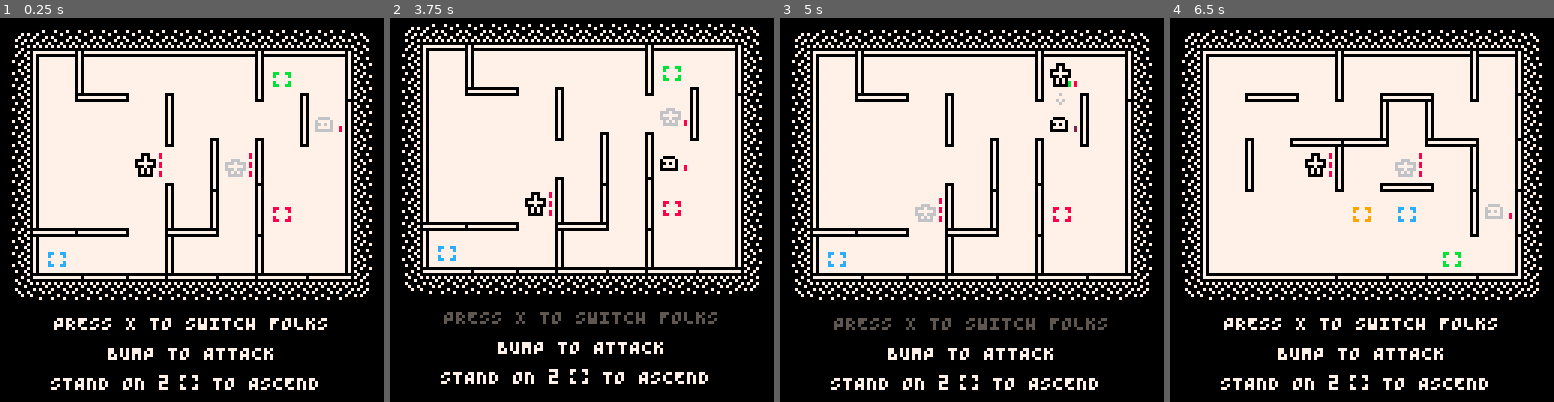
Above: before the commit, frames 1-4 (left to right).
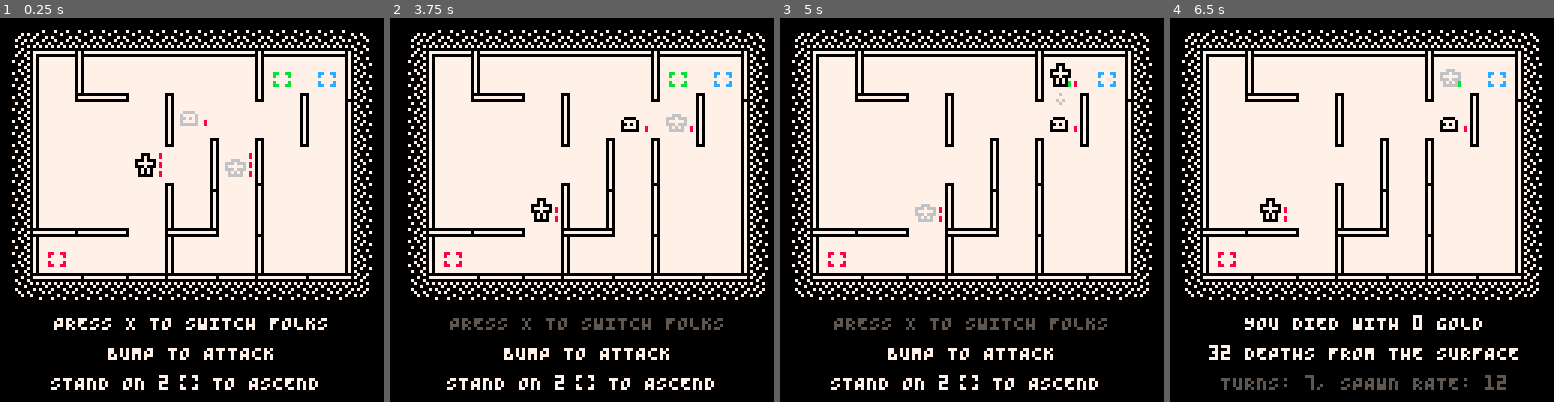
Above: after the commit, the same moments.

Repository: taylordolan/grid-folks
Game: PICO-8 cartridge grid_folks.p8
Same seed, same stepped clock (60 frames per second), same inputs: the game is played once before the commit and once after it.
Inputs:
- Up to frame 1 (0.25 s): no input
- Up to frame 2 (3.75 s): tap X (X key) at 0.33, 1.07, 1.85, 2.97 s; tap O (Z key) at 0.7, 1.7, 2.1, 2.5, 2.9, 3.3, 3.7 s; hold Right 1.6-2.1 s; hold Up 2.15-2.42 s; hold Right 2.47-3.03 s; hold Left 3.08-3.58 s; hold Down from 3.63 s (still down)
- Up to frame 3 (5 s): release Down at 3.97 s; hold Right 4.02-4.68 s; tap X (X key) at 4.08 s; tap O (Z key) at 4.1, 4.5, 4.9 s; hold Up from 4.73 s (still down)
- Up to frame 4 (6.5 s): release Up at 5.03 s; hold Left 5.08-5.68 s; tap X (X key) at 5.2, 6.32 s; tap O (Z key) at 5.3, 5.7, 6.1 s; hold Down 5.73-6.03 s; hold Right from 6.08 s (still down)

The runs differ from the first frame. In frame 1, 0.5% of the frame differs, in the area x 12-90%, y 14-65%; in frame 2, 17%, in the area x 3-99%, y 1-97%; in frame 3, 0.2%; in frame 4, 9.9%.

Commit message:
add min distance for pad deployment + optimizations

Diff:
--- a/grid_folks.p8
+++ b/grid_folks.p8
@@ -5,8 +5,8 @@
 -- taylor d
 
 -- todo
+-- [ ] even out the potential distance for pads
 -- [ ] fix grow enemy deploy bug
--- [ ] even out the potential distance for pads
 -- [ ] consider adjusting the quantity of health buttons
 -- [ ] increase the number of turns between spawn rate increases as the game progresses
 -- [ ] stress test enemy pathfinding
@@ -18,6 +18,7 @@
 -- [ ] add easing to pop animations
 -- [ ] is it possible to add one more level?
 -- [ ] i think the game has to stay "really hard" longer before it gets impossible
+-- [ ] optimize up all nested {x,y} loops
 
 function _init()
 
@@ -27,10 +28,12 @@
 
 	-- 2d array for the board
 	board = {}
+  tiles = {}
 	for x = 1, cols do
 		board[x] = {}
 		for y = 1, rows do
 			board[x][y] = {}
+      add(tiles, {x,y})
 		end
 	end
 
@@ -93,12 +96,6 @@
 
 	-- initial walls
 	refresh_walls()
-	-- for next in all({{2,3},{3,3},{4,3},{5,3}}) do
-	-- 	local wall = find_type("wall_right", next)
-	-- 	if wall then
-	-- 		wall:kill()
-	-- 	end
-	-- end
 
 	-- initial pads
   refresh_pads()
@@ -761,18 +758,15 @@
 
 	_e.deploy = function(self)
 		local valid_tiles = {}
-		for x = 1, cols do
-			for y = 1, rows do
-				local _t = {x,y}
-        if
-          not find_type("hero", _t) and
-          not find_type("enemy", _t) and
-          dumb_distance(tile(hero_a), _t) >= 2 and
-          dumb_distance(tile(hero_b), _t) >= 2
-        then
-					add(valid_tiles, _t)
-				end
-			end
+    for next in all(tiles) do
+      if
+        not find_type("hero", next) and
+        not find_type("enemy", next) and
+        dumb_distance(tile(hero_a), next) >= 2 and
+        dumb_distance(tile(hero_b), next) >= 2
+      then
+        add(valid_tiles, next)
+      end
 		end
 
     if #valid_tiles > 0 then
@@ -1074,11 +1068,9 @@
         add(grow_enemies, next)
       end
     end
-    for x = 1, cols do
-      for y = 1, rows do
-        if not is_too_close({x,y}, grow_enemies) then
-          add(valid_tiles, {x,y})
-        end
+    for next in all(tiles) do
+      if not is_too_close(next, grow_enemies) then
+        add(valid_tiles, next)
       end
     end
     for next in all(valid_tiles) do
@@ -1407,22 +1399,22 @@
 
 function deploy(thing, avoid_list)
 	local valid_tiles = {}
-	for x = 1, cols do
-		for y = 1, rows do
-			local tile_is_valid = true
-			local tile = board[x][y]
-			for tile_item in all(tile) do
-				for avoid_item in all(avoid_list) do
-					-- check everything in the tile to see if it matches anything in the avoid list
-					if tile_item.type == avoid_item then
-						tile_is_valid = false
-					end
-				end
-			end
-			if tile_is_valid then
-				add(valid_tiles, {x,y})
-			end
-		end
+	for next in all(tiles) do
+    local tile_is_valid = true
+    local x = next[1]
+    local y = next[2]
+    local tile = board[x][y]
+    for tile_item in all(tile) do
+      for avoid_item in all(avoid_list) do
+        -- check everything in the tile to see if it matches anything in the avoid list
+        if tile_item.type == avoid_item then
+          tile_is_valid = false
+        end
+      end
+    end
+    if tile_is_valid then
+      add(valid_tiles, {x,y})
+    end
 	end
 	local index = flr(rnd(#valid_tiles)) + 1
 	local dest = valid_tiles[index]
@@ -1685,7 +1677,7 @@
 end
 
 -- takes two tiles
-function distance(start, goal, avoid_a)
+function get_distance_map(start, goal, avoid_a)
 	local avoid = avoid_a or {}
   local frontier = {goal}
 	local next_frontier = {}
@@ -1699,7 +1691,7 @@
 	end
 	local steps = 0
 
-	-- todo: stop building the map once `start` is reached
+	-- todo: stop building the map once `start` is reached?
 	while #frontier > 0 do
 		for i = 1, #frontier do
 			local here = frontier[i]
@@ -1726,7 +1718,12 @@
 		frontier = next_frontier
 		next_frontier = {}
 	end
-	return distance_map[start[1]][start[2]]
+	return distance_map
+end
+
+function distance(start, goal, avoid_a)
+  local map = get_distance_map(start, goal, avoid_a)
+  return map[start[1]][start[2]]
 end
 
 function is_wall_between(tile_a, tile_b)
@@ -1853,12 +1850,10 @@
 	end
 
 	-- if any position in reached_map is false, then the map isn't contiguous
-	for x = 1, cols do
-		for y = 1, rows do
-			if reached_map[x][y] == false then
-				return false
-			end
-		end
+	for next in all(tiles) do
+    if reached_map[next[1]][next[2]] == false then
+      return false
+    end
 	end
 
 	return true
@@ -1890,7 +1885,6 @@
           palt(015, true)
           local sx = self.pixels[1][1]
           local sy = self.pixels[1][2]
-          -- local sprite = 020
 					spr(020, sx, sy)
           pal()
 				end,
@@ -1901,24 +1895,56 @@
 		return
 	end
 
-	local _c = {008,009,011,012}
-	del(_c, colors_bag[1])
+	local pad_colors = {008,009,011,012}
+	del(pad_colors, colors_bag[1])
+  del(colors_bag, colors_bag[1])
 
 	-- place new pads
-	for next in all(_c) do
-		local new_pad = new_pad(next)
-		deploy(new_pad, {"pad", "button", "hero"})
-    end
-	del(colors_bag, colors_bag[1])
+  local pads = {new_pad(pad_colors[1]), new_pad(pad_colors[2]), new_pad(pad_colors[3])}
+
+  local open_tiles = {}
+  for next in all(tiles) do
+    if
+      not find_type("pad", next) and
+      not find_type("button", next) and
+      not find_type("hero", next)
+    then
+      add(open_tiles, next)
+    end
+  end
+  shuff(open_tiles)
+
+  -- todo: maybe I should create a distance map for each hero, and then
+  -- loop through each tile and group them by distance from the hero
+  local distant_tiles = {}
+  for next in all(open_tiles) do
+    if
+      distance(next, tile(hero_a)) >= 3 and
+      distance(next, tile(hero_b)) >= 3
+    then
+      add(distant_tiles, next)
+    end
+  end
+  shuff(distant_tiles)
+
+  for i=1, #pads do
+    if distant_tiles[i] then
+      set_tile(pads[i], distant_tiles[i])
+      del(distant_tiles, distant_tiles[i])
+      del(open_tiles, distant_tiles[i])
+    else
+      set_tile(pads[i], open_tiles[i])
+    end
+  end
 end
 
 function new_pad(color)
-	local new_pad = new_thing()
-	new_pad.sprites = {016}
-	new_pad.type = "pad"
-	new_pad.color = color
-	new_pad.list = pads
-	new_pad.draw = function(self)
+	local _p = new_thing()
+	_p.sprites = {016}
+	_p.type = "pad"
+	_p.color = color
+	_p.list = pads
+	_p.draw = function(self)
 		local sprite = self.sprites[1]
 		local sx = self.pixels[1][1]
 		local sy = self.pixels[1][2]
@@ -1928,8 +1954,8 @@
 		spr(sprite, sx, sy)
 		self:end_draw()
 	end
-	add(pads, new_pad)
-	return new_pad
+	add(pads, _p)
+	return _p
 end
 
 function new_charge(color)
